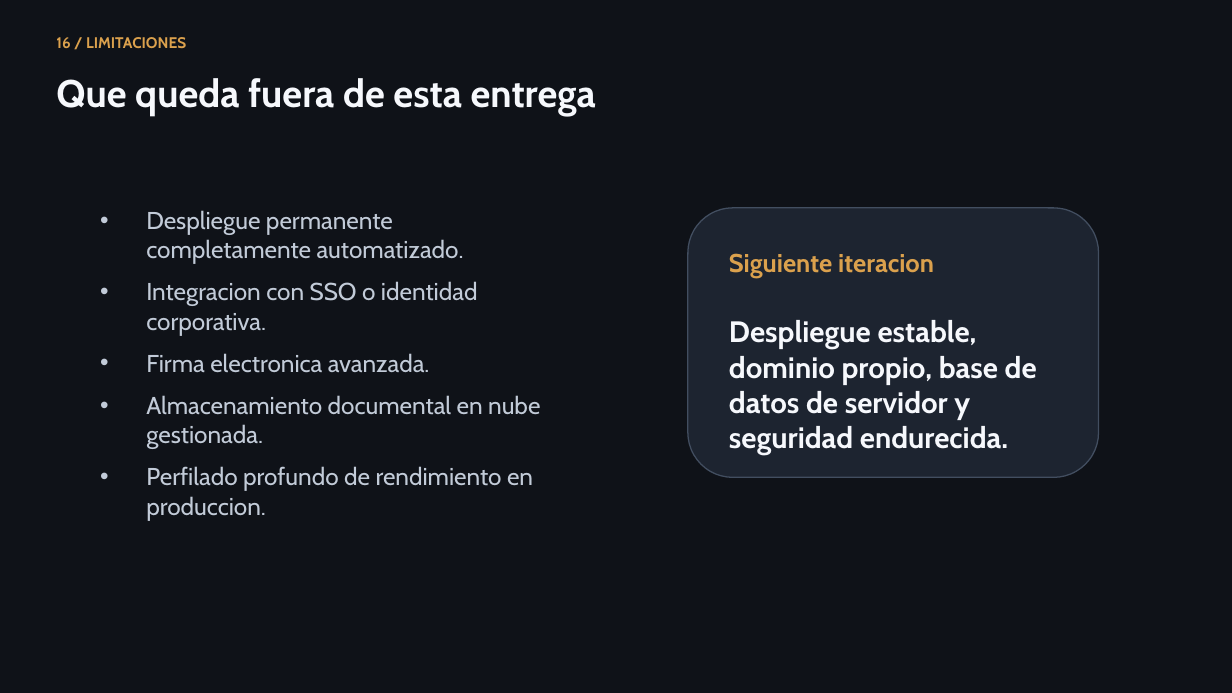
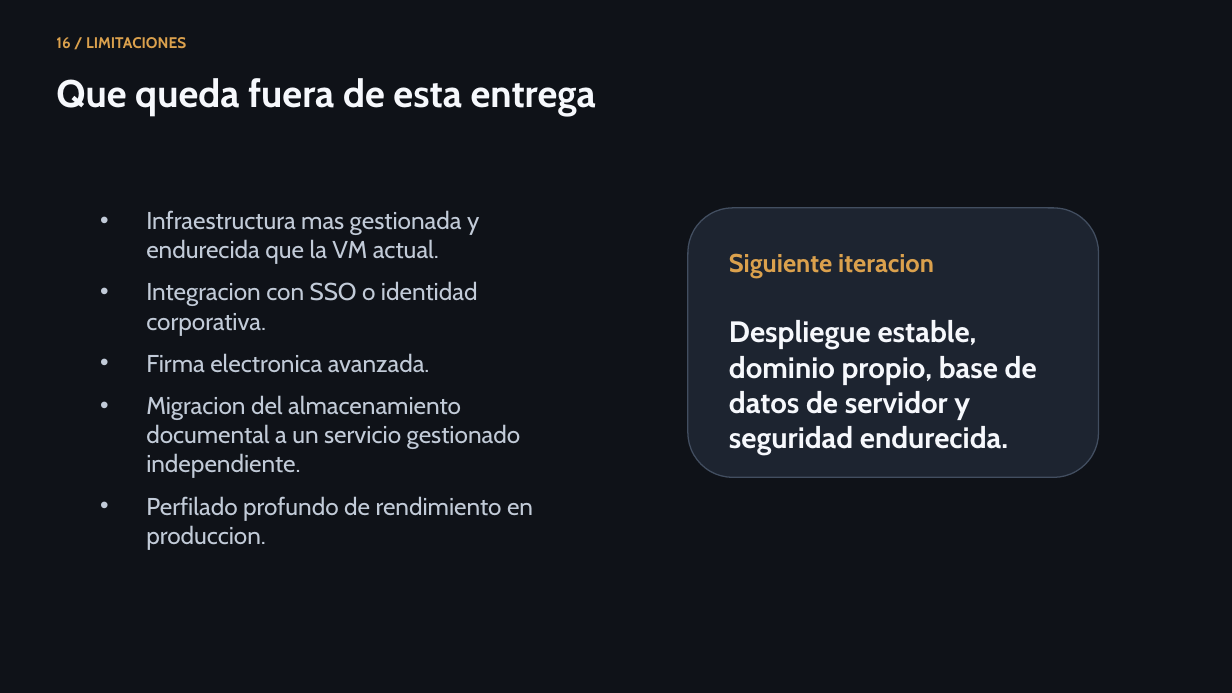
Before and after one commit to lmendez861/TFG-Agora, a slide deck: slide 17 of docs/presentacion-defensa-final.pptx. Drawn at 1232x693 pixels with LibreOffice and Linux fonts; fonts in the diff are those of the drawing. Boxes give left, top, right and bottom in pixels: in the first picture for what was removed or moved away, otherwise in the second. Text is boxed around its words. In the diff, an @@ line names an element or a change of style, - is before the commit and + after.

```diff
--- a/docs/presentacion-defensa-final.pptx
+++ b/docs/presentacion-defensa-final.pptx
@@ text at (x1=146, y1=210, x2=479, y2=264): text changed @@
-• Despliegue permanente completamente automatizado.
+• Infraestructura mas gestionada y endurecida que la VM actual.
@@ text at (x1=146, y1=395, x2=521, y2=478): text changed @@
-• Almacenamiento documental en nube gestionada.
+• Migracion del almacenamiento documental a un servicio gestionado independiente.
```
Also in this commit, not shown: 1 other slide changed, 10 other files.
